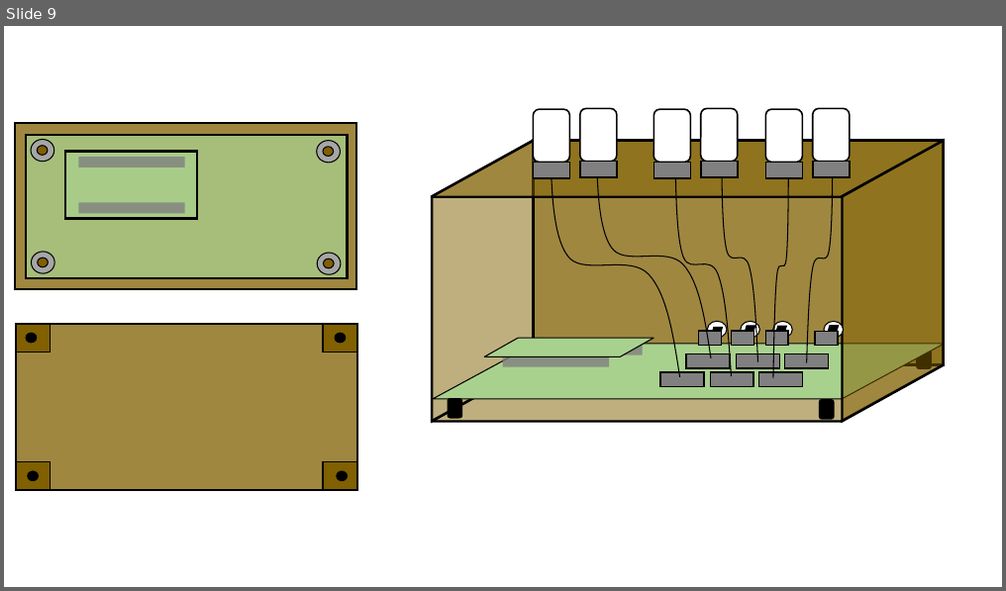
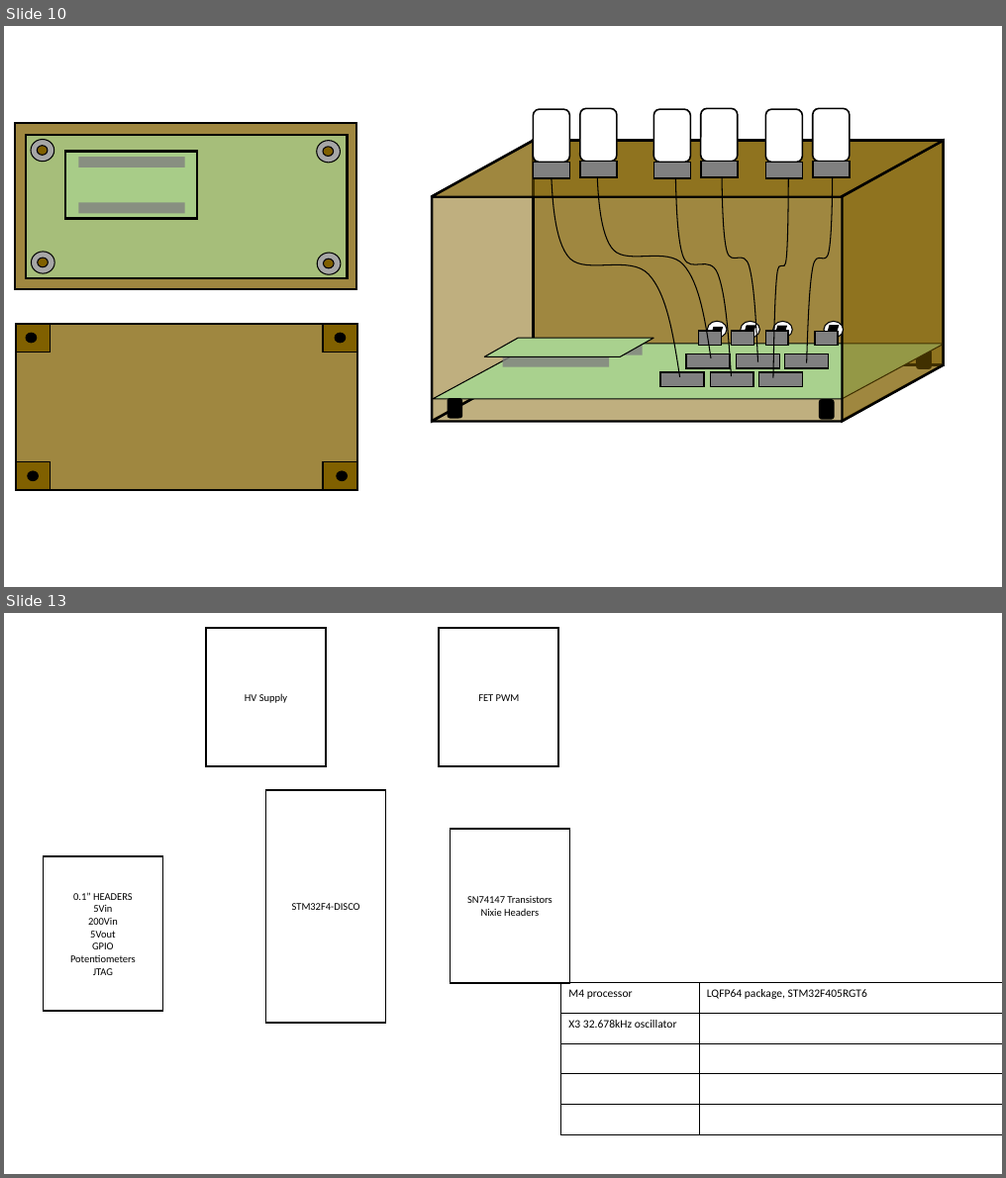
Before and after one commit to evaaan/NixieClockV2, a slide deck: docs/clock.pptx. Shown one above the other, each under a label of ours: slide 9 before the commit, slides 10 and 13 after it; the slides between them are not shown. The pictures are 1006x591 and 1006x1178 pixels, drawn with LibreOffice and Linux fonts; fonts in the diff are those of the drawing. Boxes give left, top, right and bottom in pixels: in the first picture for what was removed or moved away, otherwise in the second. Text is boxed around its words. In the diff, an @@ line names an element or a change of style, - is before the commit and + after.

```diff
--- a/docs/clock.pptx
+++ b/docs/clock.pptx
@@ slide 13 added at (4, 613, 1002, 1174), background #FFFFFF @@
@@ rectangle added at (206, 628, 326, 766), outline #000000 1.5 pt, 10 pt, text #000000 @@
+HV Supply
@@ rectangle added at (439, 628, 558, 766), outline #000000 1.5 pt, 10 pt, text #000000 @@
+FET PWM
@@ rectangle added at (266, 789, 386, 1023), outline #000000 1.5 pt, 10 pt, text #000000 @@
+STM32F4-DISCO
@@ rectangle added at (450, 830, 570, 983), outline #000000 1.5 pt, 10 pt, text #000000 @@
+SN74147 Transistors
+Nixie Headers
@@ rectangle added at (43, 858, 162, 1011), outline #000000 1.5 pt, 10 pt, text #000000 @@
+0.1” HEADERS
+5Vin
+200Vin
+5Vout
+GPIO
+Potentiometers
+JTAG
@@ table added at (561, 983, 1002, 1136), 5 rows, 2 columns @@
+M4 processor | LQFP64 package, STM32F405RGT6
+X3 32.678kHz oscillator | 
+ | 
+ | 
+ | 
@@ what was slide 9 is now slide 10 @@
```
Also in this commit, not shown: 2 slides changed, 3 other slides added, 1 slide removed, 9 other files.
